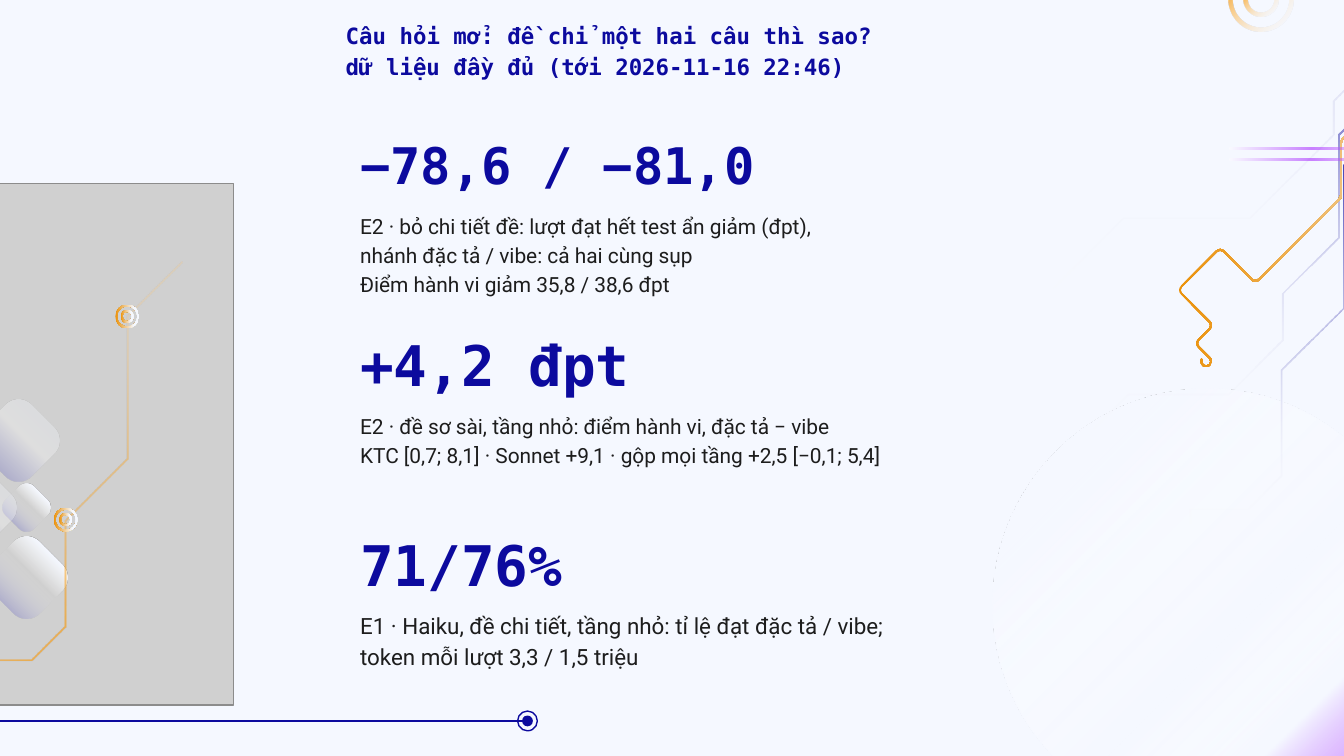
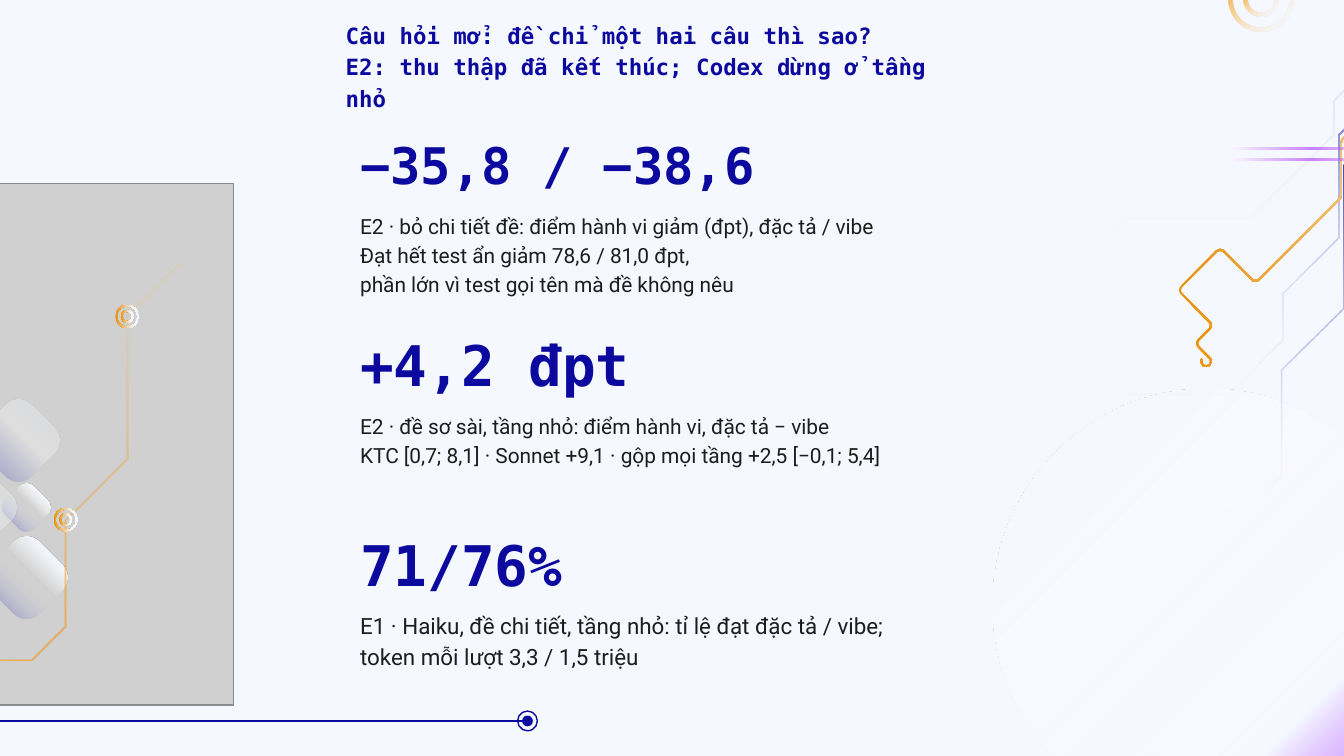
Before and after one commit to doanan293/vipharmind-ai-sdlc-study, a slide deck: slide 23 of docs/presentation/vipharmind-slides.pptx. Drawn at 1344x756 pixels with LibreOffice and Linux fonts; fonts in the diff are those of the drawing; grey boxes stand for pictures. Boxes give left, top, right and bottom in pixels: in the first picture for what was removed or moved away, otherwise in the second. Text is boxed around its words. In the diff, an @@ line names an element or a change of style, - is before the commit and + after.

```diff
--- a/docs/presentation/vipharmind-slides.pptx
+++ b/docs/presentation/vipharmind-slides.pptx
@@ text at <box>346,26,872,80</box>: text changed @@
-Câu hỏi mở: đề chỉ một hai câu thì sao?
-dữ liệu đầy đủ (tới 2026-11-16 22:46)
+Câu hỏi mở: đề chỉ một hai câu thì sao?
+E2: thu thập đã kết thúc; Codex dừng ở tầng nhỏ
@@ text at <box>360,146,755,191</box>: text changed @@
-−78,6 / −81,0
+−35,8 / −38,6
@@ text at <box>360,216,874,297</box>: text changed @@
-E2 · bỏ chi tiết đề: lượt đạt hết test ẩn giảm (đpt),
-nhánh đặc tả / vibe: cả hai cùng sụp
-Điểm hành vi giảm 35,8 / 38,6 đpt
+E2 · bỏ chi tiết đề: điểm hành vi giảm (đpt), đặc tả / vibe
+Đạt hết test ẩn giảm 78,6 / 81,0 đpt,
+phần lớn vì test gọi tên mà đề không nêu
```
Also in this commit, not shown: 9 other slides changed, 5 other files.
